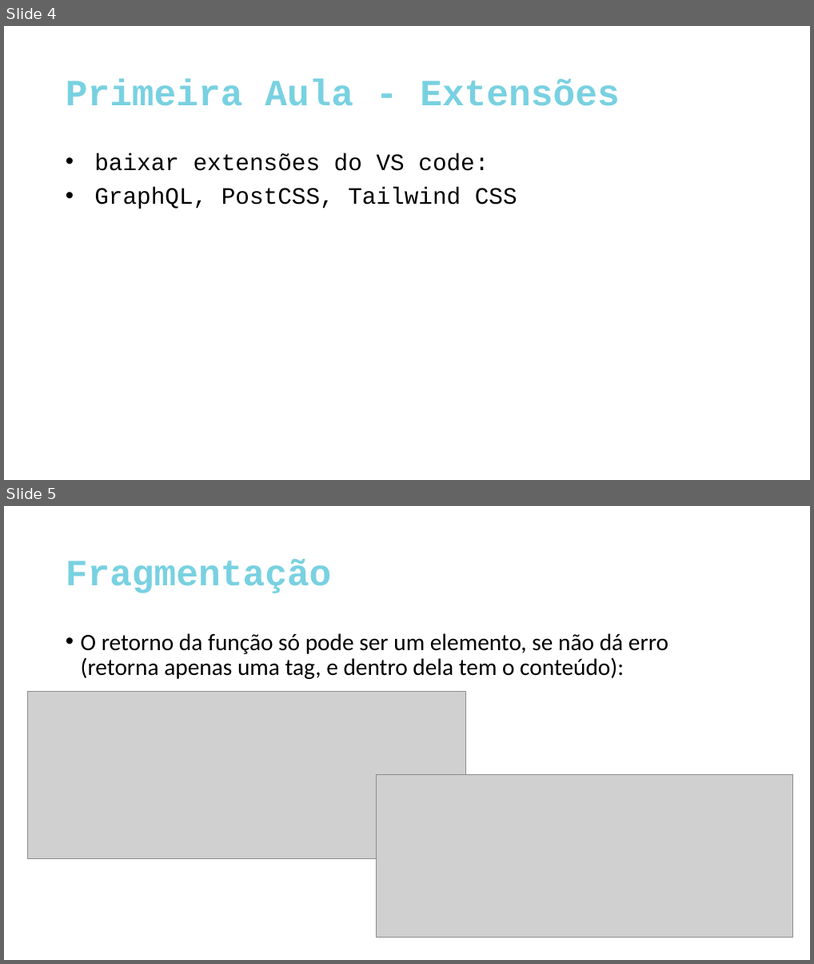
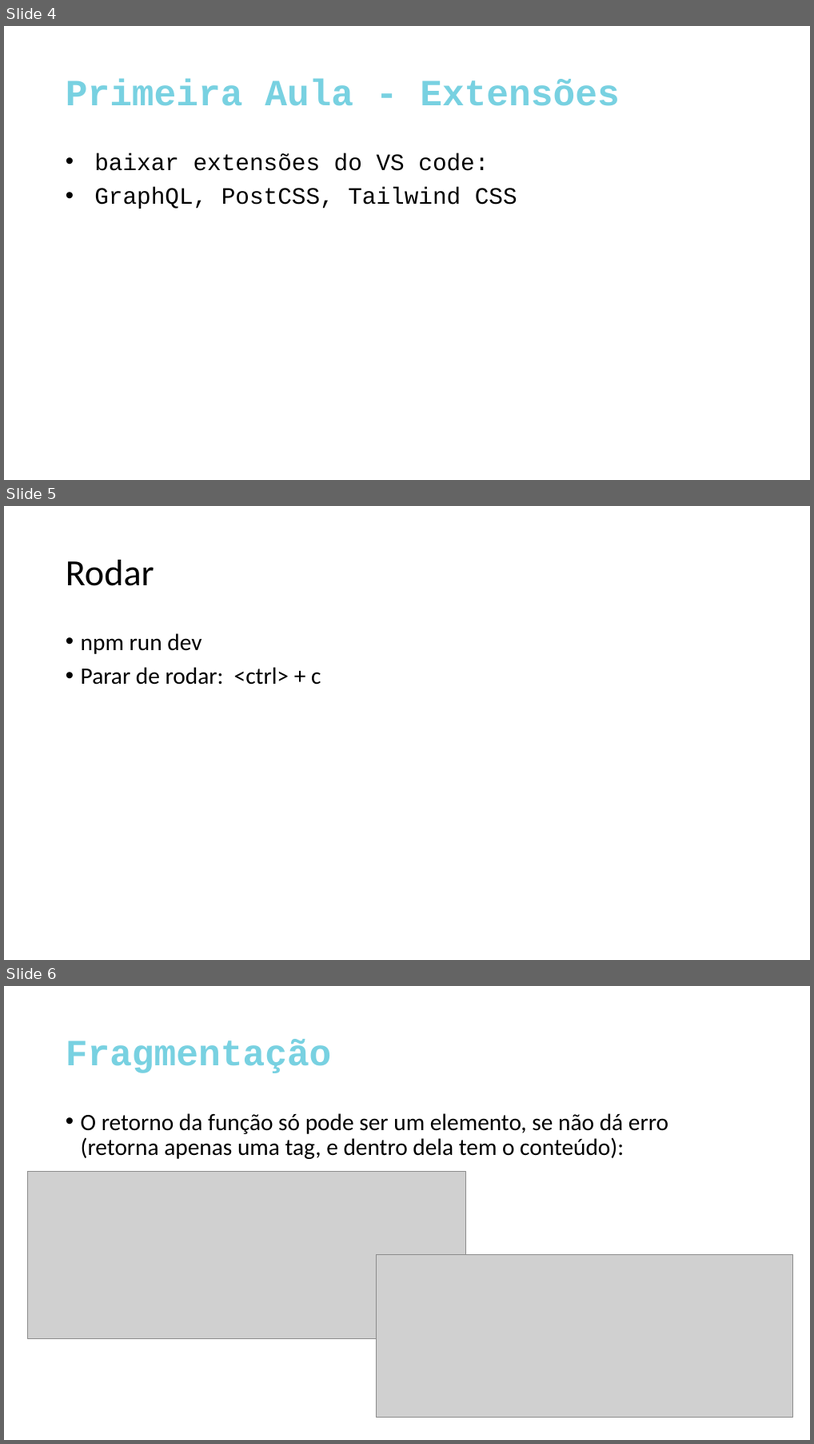
Before and after one commit to Lucas-Pontes-Soares/IgniteLab, a slide deck: AulasReact.pptx. Shown one above the other, each under a label of ours: slides 4 and 5 before the commit, slides 4, 5 and 6 after it. The pictures are 814x964 and 814x1444 pixels, drawn with LibreOffice and Linux fonts; fonts in the diff are those of the drawing; grey boxes stand for pictures. Boxes give left, top, right and bottom in pixels: in the first picture for what was removed or moved away, otherwise in the second. Text is boxed around its words. In the diff, an @@ line names an element or a change of style, - is before the commit and + after.

```diff
--- a/AulasReact.pptx
+++ b/AulasReact.pptx
@@ slide 5 added at [4, 506, 810, 960], background #FFFFFF @@
@@ title added at [66, 560, 154, 586], 44 pt, text #000000 @@
+Rodar
@@ text added at [81, 633, 321, 684], 28 pt, text #000000 @@
+• npm run dev
+• Parar de rodar: <ctrl> + c
@@ what was slide 5 is now slide 6 @@
```
Also in this commit, not shown: 2 slides changed, 3 other slides added, 9 other files.
